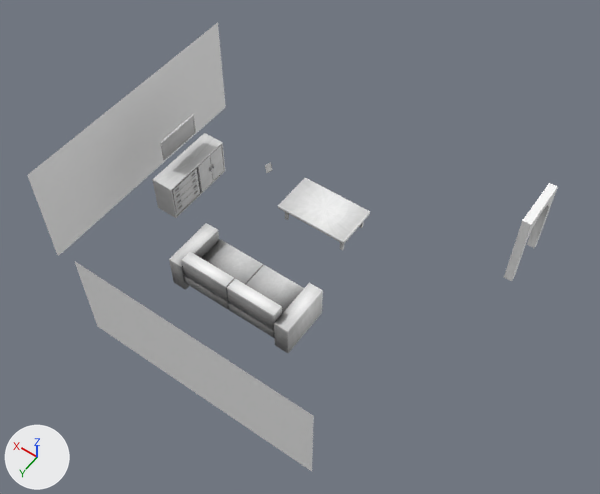
The FBX model assetsource/models/objects/roompieces01.fbx, before and after one commit.
Rendered twice from a camera (50 mm lens) standing at (-8.02, 15.21, 20.28) and looking at (0.9, 2.71, 0.64). Every picture has the same lights, and +X, +Y and +Z are marked at lower left. Where no turn or scale is listed for an object, it has been applied to the vertices.

The first picture shows 'unwrapped:pCube15', 'unwrapped:pCube18', 'unwrapped:pCube20', 'unwrapped:pCube30', 'unwrapped:pCube51', 'unwrapped:pPlane2', 'unwrapped:pPlane3', 'unwrapped:unwrapped:pCube44'.
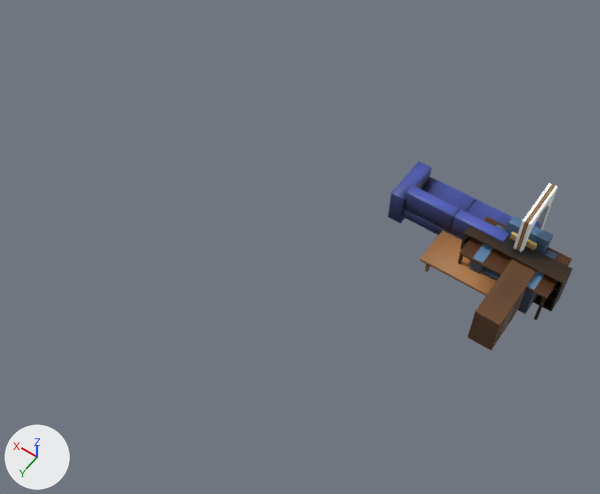
The newer file is also rescaled (x1.8), turned or shifted as a whole; pictures and numbers use the older file's frame.

What differs and where, as boxes [x1, y1, x2, y2] in the pictures (600 x 494 px):
'unwrapped:pPlane3', deleted
    before: [27, 22, 226, 256]
'unwrapped:pPlane2', deleted
    before: [74, 261, 314, 471]
'unwrapped:pCube15', deleted
    before: [169, 223, 323, 353]
'sofa', added (blue)
    after: [388, 161, 539, 242]
'unwrapped:unwrapped:pCube44', deleted
    before: [152, 133, 225, 218]
'unwrapped:pCube51', deleted
    before: [278, 178, 370, 250]
'dresser', added (brown)
    after: [468, 258, 537, 350]
'bookShelf', added
    after: [460, 226, 573, 311]
'coffTable', added (brown)
    after: [420, 230, 496, 296]
'unwrapped:pCube30', surface changed
    both: [504, 183, 558, 281]
'sofaChair', added (blue)
    after: [470, 216, 558, 314]
'table', added (brown)
    after: [458, 217, 572, 320]
'unwrapped:pCube18', deleted
    before: [160, 115, 196, 160]
'chair', added
    after: [510, 232, 537, 250]
'unwrapped:pCube20', no longer drawn
    before: [265, 162, 273, 173]

The change, as a list of edits to the scene's bpy script:
```text
Change mat_unwrapped_lambert20:
    mat_unwrapped_lambert20.texture: img_ao_pieces01_occlusion_png -> img_furniturepieces01_psd  # with its transparency -> not seen
Remove ob_unwrapped_unwrapped_pcube44:
    ob_unwrapped_unwrapped_pcube44 = bpy.data.objects.new('unwrapped:unwrapped:pCube44', me_mesh_005)
Remove ob_unwrapped_pcube51:
    ob_unwrapped_pcube51 = bpy.data.objects.new('unwrapped:pCube51', me_mesh_004)
Remove ob_unwrapped_pcube15:
    ob_unwrapped_pcube15 = bpy.data.objects.new('unwrapped:pCube15', me_mesh)
Remove ob_unwrapped_pplane2:
    ob_unwrapped_pplane2 = bpy.data.objects.new('unwrapped:pPlane2', me_mesh_006)
Remove ob_unwrapped_pplane3:
    ob_unwrapped_pplane3 = bpy.data.objects.new('unwrapped:pPlane3', me_mesh_007)
Remove ob_unwrapped_pcube18:
    ob_unwrapped_pcube18 = bpy.data.objects.new('unwrapped:pCube18', me_mesh_001)
Add ob_bookshelf:
    ob_bookshelf = bpy.data.objects.new('bookShelf', me_mesh_006_1)  # 32 vertices, 19 faces; spans x -1.56..1.56, y -0.31..0.31, z 0.0..1.42; in mat_lambert20 (picture img_furniturepieces02_psd)
    ob_bookshelf.location = (-4.59, -0.33, -0.02)
Add ob_sofa:
    ob_sofa = bpy.data.objects.new('sofa', me_mesh_001_1)  # 144 vertices, 156 faces; spans x -0.02..4.22, y -1.69..0.02, z 0.0..1.47; in mat_unwrapped_lambert20 (picture img_furniturepieces01_psd)
    ob_sofa.location = (-4.59, -0.33, -0.02)
Add ob_sofachair:
    ob_sofachair = bpy.data.objects.new('sofaChair', me_mesh_010)  # 82 vertices, 60 faces; spans x -0.98..0.99, y -0.96..0.81, z -0.02..1.71; in mat_lambert20 (picture img_furniturepieces02_psd)
    ob_sofachair.location = (-4.59, -0.33, -0.02)
Add ob_cofftable:
    ob_cofftable = bpy.data.objects.new('coffTable', me_mesh_005_1)  # 128 vertices, 118 faces; spans x -0.14..2.35, y -0.15..1.33, z 0.0..0.67; in mat_unwrapped_lambert20 (picture img_furniturepieces01_psd)
    ob_cofftable.location = (-4.59, -0.33, -0.02)
Add ob_table:
    ob_table = bpy.data.objects.new('table', me_mesh_011)  # 88 vertices, 58 faces; spans x -1.38..1.38, y -0.85..0.85, z 0.0..1.17; in mat_lambert20 (picture img_furniturepieces02_psd)
    ob_table.location = (-4.59, -0.33, -0.02)
Add ob_chair:
    ob_chair = bpy.data.objects.new('chair', me_mesh_009)  # 120 vertices, 102 faces; spans x -0.43..0.43, y -0.41..0.35, z 0.0..1.62; in mat_lambert20 (picture img_furniturepieces02_psd)
    ob_chair.location = (-4.59, -0.33, -0.02)
Add ob_dresser:
    ob_dresser = bpy.data.objects.new('dresser', me_mesh_008)  # 668 vertices, 596 faces; spans x -0.79..0.01, y -0.01..2.51, z 0.0..1.33; in mat_unwrapped_lambert20 (picture img_furniturepieces01_psd)
    ob_dresser.location = (-4.59, -0.33, -0.02)
```
